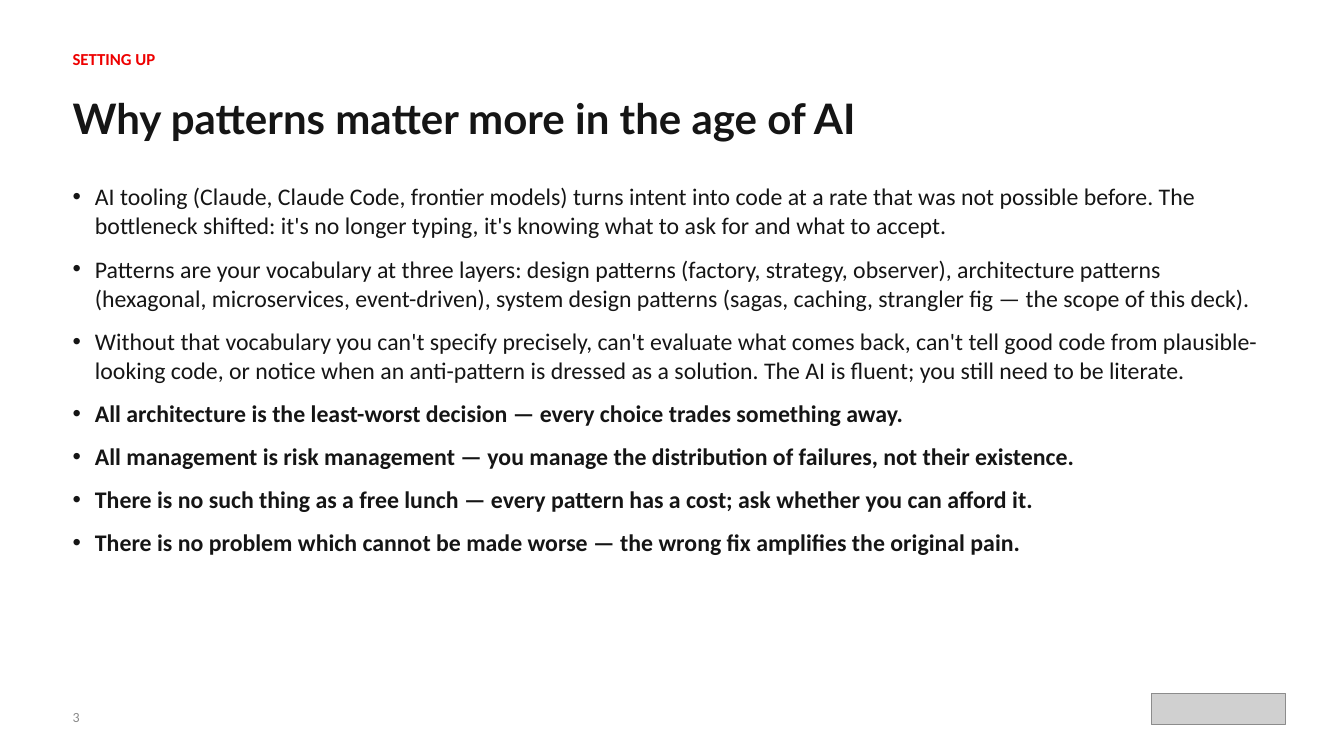
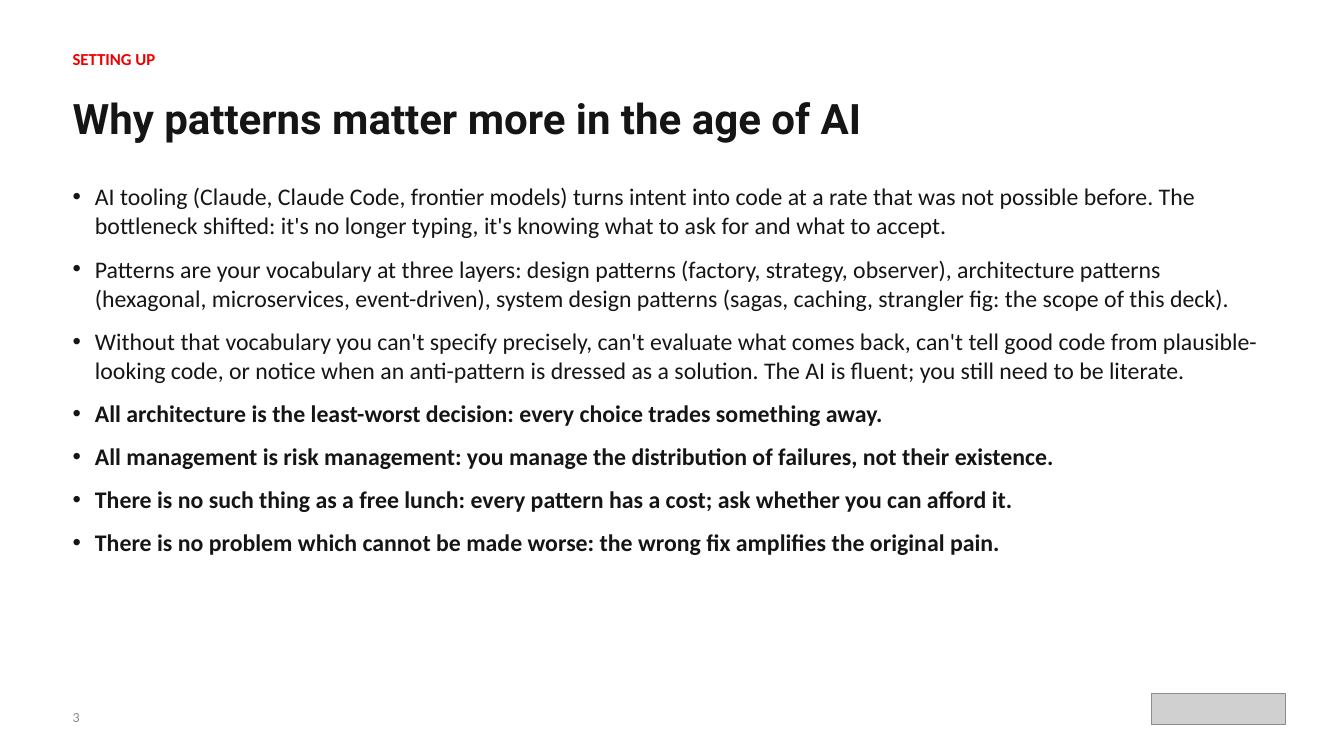
Before and after one commit to patterncatalyst/cloud-native-design-patterns, a slide deck: slide 4 of lgtm-presentation/Designing-Cloud-Native-APIs-Python.pptx. Drawn at 1344x756 pixels with LibreOffice and Linux fonts; fonts in the diff are those of the drawing; grey boxes stand for pictures. Boxes give left, top, right and bottom in pixels: in the first picture for what was removed or moved away, otherwise in the second. Text is boxed around its words. In the diff, an @@ line names an element or a change of style, - is before the commit and + after.

```diff
--- a/lgtm-presentation/Designing-Cloud-Native-APIs-Python.pptx
+++ b/lgtm-presentation/Designing-Cloud-Native-APIs-Python.pptx
@@ text "Why patterns matter more in ..." at box(73, 102, 861, 143): font Lato to Roboto @@
@@ text at box(95, 260, 1229, 311): text changed @@
-• Patterns are your vocabulary at three layers: design patterns (factory, strategy, observer), architecture patterns (hexagonal, microservices, event-driven), system design patterns (sagas, caching, strangler fig — the scope of this deck).
+• Patterns are your vocabulary at three layers: design patterns (factory, strategy, observer), architecture patterns (hexagonal, microservices, event-driven), system design patterns (sagas, caching, strangler fig: the scope of this deck).
@@ text at box(95, 405, 1054, 555): text changed @@
-• All architecture is the least-worst decision — every choice trades something away.
-• All management is risk management — you manage the distribution of failures, not their existence.
-• There is no such thing as a free lunch — every pattern has a cost; ask whether you can afford it.
-• There is no problem which cannot be made worse — the wrong fix amplifies the original pain.
+• All architecture is the least-worst decision: every choice trades something away.
+• All management is risk management: you manage the distribution of failures, not their existence.
+• There is no such thing as a free lunch: every pattern has a cost; ask whether you can afford it.
+• There is no problem which cannot be made worse: the wrong fix amplifies the original pain.
```
Also in this commit, not shown: 281 other slides changed, 3 other files.
